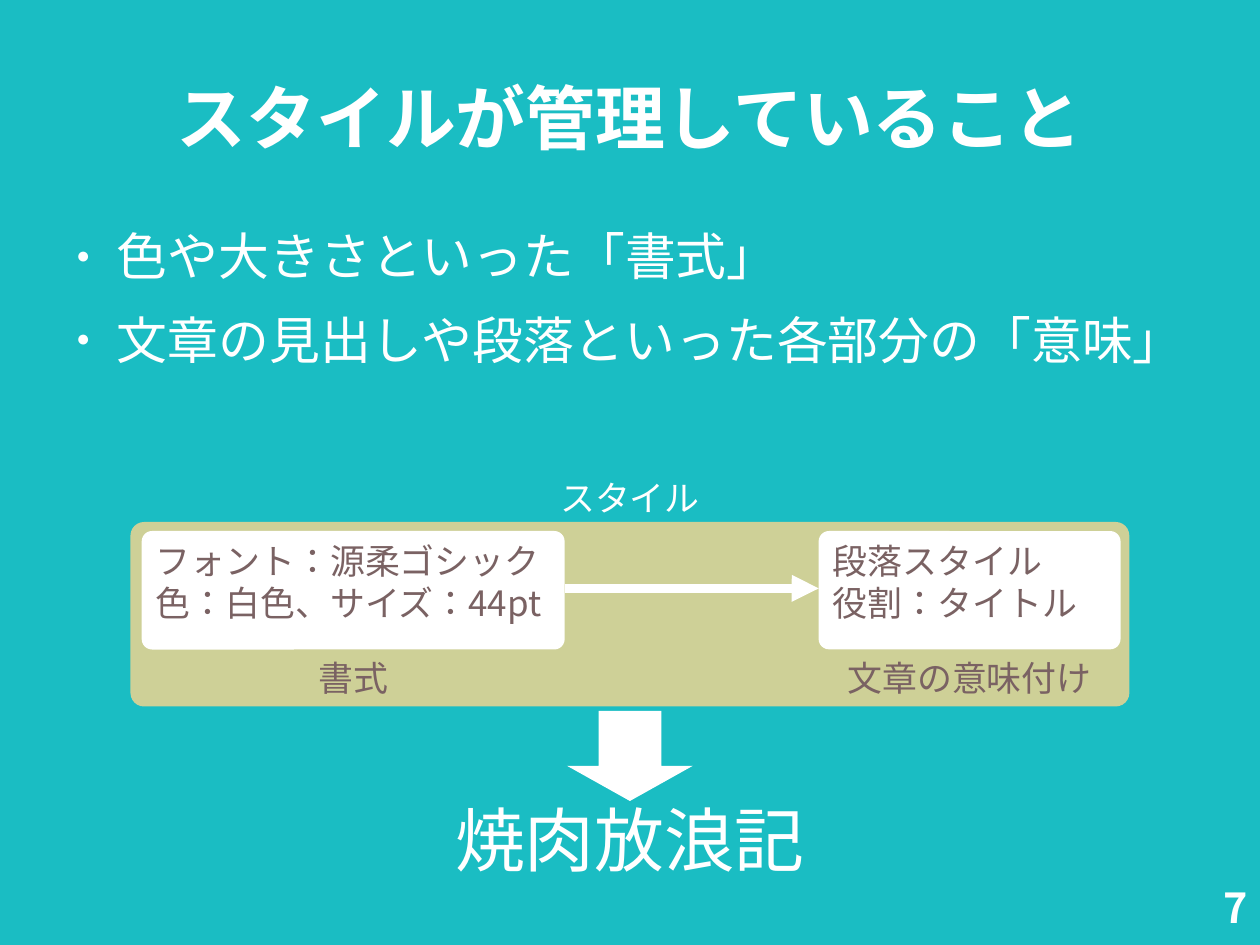
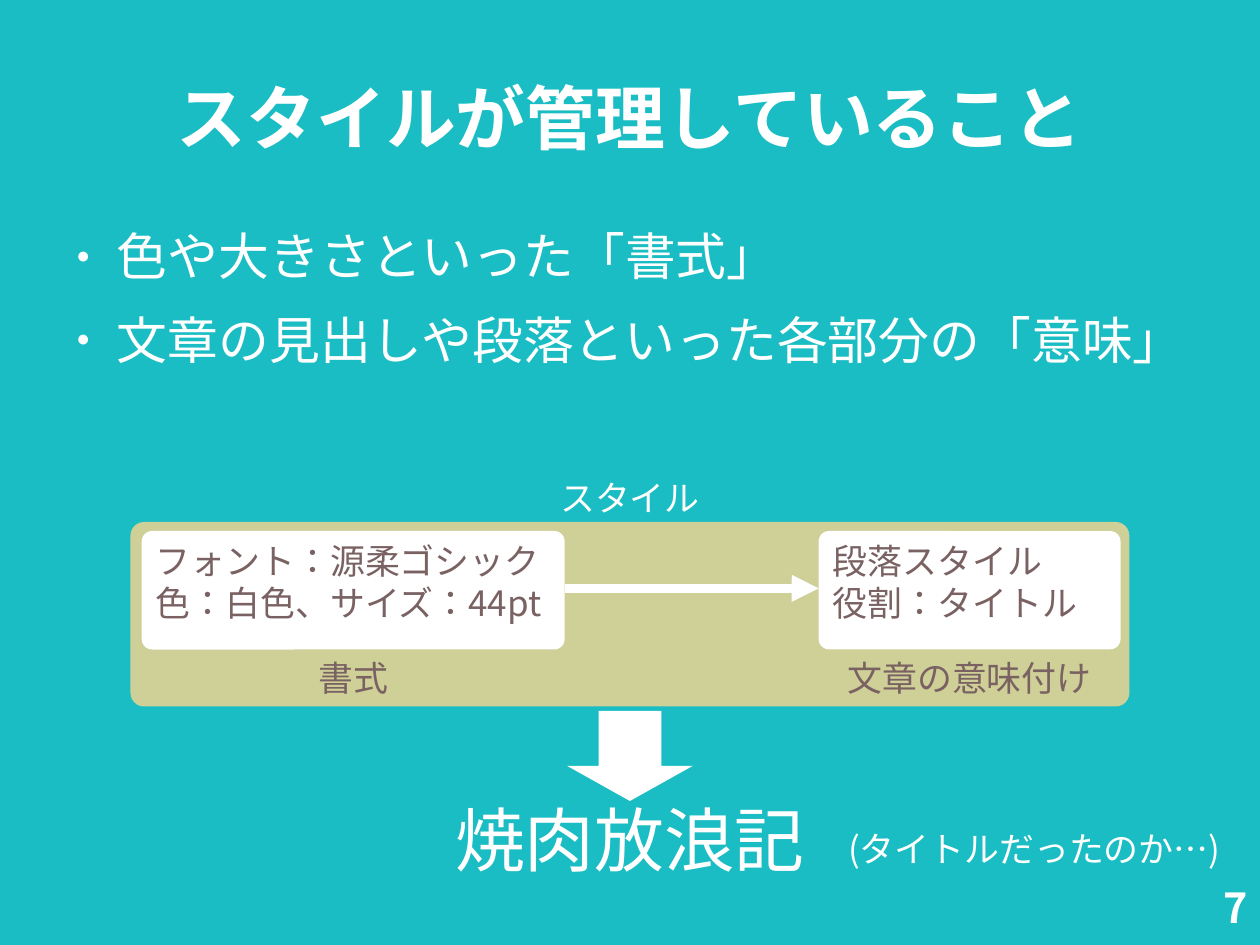
Before and after one commit to nogajun/libreofficekaigi2018-handson, a slide deck: slide 7 of docs/20180512-writer_handson_slide.odp. Drawn at 1260x945 pixels with LibreOffice and Linux fonts; fonts in the diff are those of the drawing. Boxes give left, top, right and bottom in pixels: in the first picture for what was removed or moved away, otherwise in the second. Text is boxed around its words. In the diff, an @@ line names an element or a change of style, - is before the commit and + after.

Commit message:
update slide and text

```diff
--- a/docs/20180512-writer_handson_slide.odp
+++ b/docs/20180512-writer_handson_slide.odp
@@ text added at [848,833,1220,869], 22 pt, text #FFFFFF @@
+(タイトルだったのか…)
```
Also in this commit, not shown: 1 other slide changed, 1 slide added, 3 other files.
